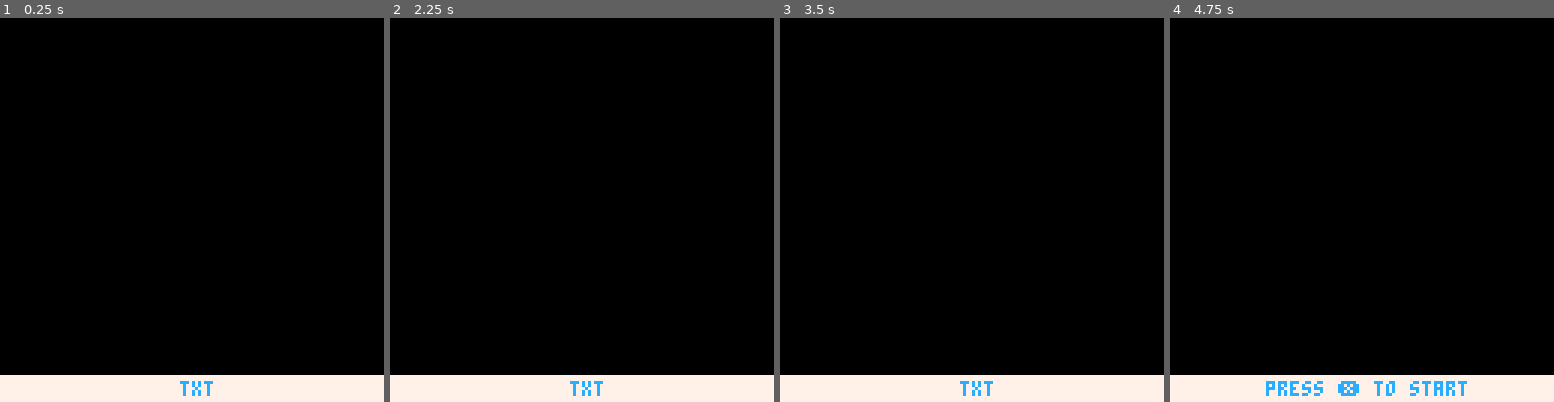
Above: before the commit, frames 1-4 (left to right).
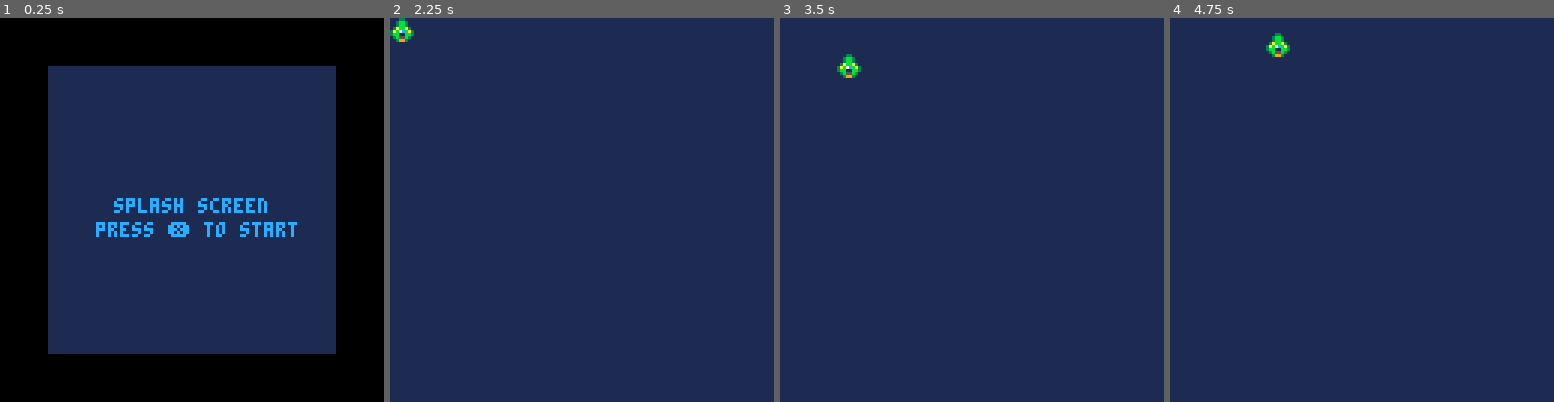
Above: after the commit, the same moments.

Repository: ehmtang/shmup_p8
Game: PICO-8 cartridge cart.p8
Two runs of this game, one before a commit and one after it. Both use one fixed random seed, a clock stepped at 60 frames per second and the inputs below.
Inputs:
- Up to frame 1 (0.25 s): no input
- Up to frame 2 (2.25 s): tap O (Z key) at 0.33, 0.7, 1.43, 2.22 s; tap X (X key) at 1.07, 2.07 s; hold Left from 1.97 s (still down)
- Up to frame 3 (3.5 s): release Left at 2.37 s; tap X (X key) every 0.33 s from 2.4 to 3.4 s; hold Down 2.42-2.82 s; hold Right from 2.87 s (still down); tap O (Z key) at 3.1 s
- Up to frame 4 (4.75 s): release Right at 3.53 s; hold Up 3.58-4.08 s; tap X (X key) every 0.33 s from 3.73 to 4.73 s; tap O (Z key) at 3.98 s; hold Right 4.13-4.53 s; hold Down from 4.58 s (still down)

The runs differ from the first frame. In frame 1, 63% of the frame differs, in the area x 0-100%, y 12-100%; in frame 2, 100%, in the area x 0-100%, y 0-100%; in frame 3, 100%; in frame 4, 100%.

Commit message:
use this commit for basic flowstate and player template

Diff:
--- a/cart.p8
+++ b/cart.p8
@@ -24,3 +24,12 @@
 
 --main
 #include scripts/main.lua
+__gfx__
+00000000000330000000000000000000000000000000000000000000000000000000000000000000000000000000000000000000000000000000000000000000
+00000000003bb3000000000000000000000000000000000000000000000000000000000000000000000000000000000000000000000000000000000000000000
+00700700003bb3000000000000000000000000000000000000000000000000000000000000000000000000000000000000000000000000000000000000000000
+0007700003abba300000000000000000000000000000000000000000000000000000000000000000000000000000000000000000000000000000000000000000
+000770003ab7cba30000000000000000000000000000000000000000000000000000000000000000000000000000000000000000000000000000000000000000
+007007003bb11bb30000000000000000000000000000000000000000000000000000000000000000000000000000000000000000000000000000000000000000
+0000000003b55b300000000000000000000000000000000000000000000000000000000000000000000000000000000000000000000000000000000000000000
+00000000003993000000000000000000000000000000000000000000000000000000000000000000000000000000000000000000000000000000000000000000
--- a/scripts/entities/gameobject.lua
+++ b/scripts/entities/gameobject.lua
@@ -1,5 +1,17 @@
 -- definition for generic game objects
 g_obj = {
+    sprite_id = 0,
+    pos_x = 0,
+    pos_y = 0,
+    vel_x = 0,
+    vel_y = 0,
+    acc_x = 0,
+    acc_y = 0,
+    frame = 0,
+    frame_pos = 0,
+    anim_speed = 0,
+    nframes = 0,
+
     new = function(self, tbl)
         tbl = tbl or {}
         setmetatable(tbl, { __index = self })
@@ -10,15 +22,28 @@
     end,
 
     update = function(_ENV)
-        --_ENV in the argument means internal values in the table are accessed without "self." saving tokens
-        log("draw not implemented for object")
-        --will help id when a gobj update is called when undefined. could be stripped
-        stop("draw not implemented for object")
+        vel_x += acc_x
+        vel_y += acc_y
+        pos_x += vel_x
+        pos_y += vel_y
+
+        _ENV:update_anim()
+    end,
+
+    update_anim = function(_ENV)
+        frame_pos += anim_speed
+        if (frame_pos > 1) then
+            frame += 1
+            frame_pos -= 1
+
+            if frame > nframes then
+                frame = 0
+            end
+        end
     end,
 
     draw = function(_ENV)
-        log("draw not implemented for object")
-        stop("draw not implemented for object")
+        spr(sprite_id + frame, pos_x, pos_y)
     end
 }
 
--- a/scripts/entities/player.lua
+++ b/scripts/entities/player.lua
@@ -1,28 +1,57 @@
 player_obj = g_obj:new({
-    sprite_id = 73,
-    pos_x = 0,
-    pos_y = 0,
+    max_vel = 2,
 
     init = function(_ENV)
+        sprite_id = 1
+        pos_x = 0
+        pos_y = 0
+        vel_x = 0
+        vel_y = 0
+        acc_x = 0
+        acc_y = 0
         --pos_y = floory[current_elevator.current_floor_idx]
     end,
 
     update = function(_ENV)
-        player_ctrls()
-        --     self.pos_x = self.current_elevator.pos_x
-        --     self.pos_y = self.current_elevator.pos_y
-        -- end
+        _ENV:player_ctrls()
+        _ENV:bound_player()
+        g_obj.update(_ENV)
     end,
 
     draw = function(_ENV)
-        circ( pos_x, pos_y)
-
+        g_obj.draw(_ENV)
     end,
 
     player_ctrls = function(_ENV)
-        if btnp(0) then self.pos_x -= 1 end  -- Move left
-        if btnp(1) then self.pos_x += 1 end  -- Move right
-        if btnp(2) then self.pos_y -= 1 end  -- Move up
-        if btnp(3) then self.pos_y += 1 end  -- Move down
-end
+        if btn(0) then
+            pos_x -= 1 -- Move left
+        elseif btn(1) then
+            pos_x += 1 -- Move right
+        end
+
+        if btn(2) then
+            pos_y -= 1 -- Move up
+        elseif btn(3) then
+            pos_y += 1 -- Move down
+        end
+
+        if btn(4) then
+
+        end
+    end,
+
+    bound_player = function(_ENV)
+        if pos_x > 120 then
+            pos_x = 120
+        elseif pos_x < 0 then
+            pos_x = 0
+        end
+
+        if pos_y > 120 then
+            pos_y = 120
+        elseif pos_y < 0 then
+            pos_y = 0
+        end
+    end
+
 })
--- a/scripts/main.lua
+++ b/scripts/main.lua
@@ -6,7 +6,6 @@
     -- Ensure splash_fs is defined as a flow state before using it
     flow_state_manager:set_state(splash_fs)
 
-    -- Setting transparency behavior for colors (7 = white, 0 = black)
     _global=_ENV --allows global access inside tables
 
     --palt(7, true)  -- Make color 7 (white) transparent
--- a/scripts/scenes/level.lua
+++ b/scripts/scenes/level.lua
@@ -1,37 +1,46 @@
-base_level_fs = flow_state:new({
+level_fs = flow_state:new({
+    title = "base",
     spawn_rate_0 = 5,
+    high_score = 0,
 
     spawn = function(_ENV)
-        local a = 0  -- Ensure 'a' is local if it's not meant to be global
+        local a = 0 -- Ensure 'a' is local if it's not meant to be global
     end,
 
     begin = function(_ENV)
-        state = "intro"
+        -- Initialize player and UI if required
+        _ENV:spawn()  -- Uncomment if needed
 
-        -- Initialize player and UI if required
-        -- _ENV:spawn()  -- Uncomment if needed
+        player = player_obj:new()
+        player:init()
 
-        -- player = player_obj:new()
-        -- player:init(elevators)  -- Ensure 'elevators' is properly defined
-
-        -- ui_obj:init()  -- Uncomment if `ui_obj` needs initialization
+        --ui_obj:init()  -- Uncomment if `ui_obj` needs initialization
     end,
 
     update = function(_ENV)
-        -- Ensure `player` and `ui_obj` exist before calling their methods
-        if player then player:update() end
-        if ui_obj then ui_obj:update() end
+        player:update()
     end,
 
     draw = function(_ENV)
-        cls()
-        map(0, 0, 0, 0, 16, 16)
-
-        if ui_obj then ui_obj:draw() end
-
-        if state == "run" then
-            -- Ensure `player` exists before drawing
-            if player then player:draw() end
-        end
+        rectfill(0, 0, 127, 127, 1)
+        --ui_obj:draw()
+        player:draw()
     end
 })
+
+easy_fs = level_fs:new({
+    title = "easy",
+    high_score = 0,
+})
+
+normal_fs = level_fs:new({
+    title = "normal",
+    high_score = 0,
+
+})
+
+hard_fs = level_fs:new({
+    title = "hard",
+    high_score = 0,
+
+})
--- a/scripts/scenes/menu.lua
+++ b/scripts/scenes/menu.lua
@@ -1,24 +1,48 @@
 menu_fs = flow_state:new({
-    items = { "level1",  "level2", "level3", "level4"},
-    scores= {nil, nil, nil, nil},
+    levels = { "easy", "normal", "hard" },
+    scores = { nil, nil, nil },
     select = 0,
 
     begin = function(_ENV)
-        flowstates = {splash_fs}
-        select=0
+        flowstates = { easy_fs, normal_fs, hard_fs }
+        select = 1
     end,
 
     update = function(_ENV)
-        if btnp(5) then
-            return splash_fs
+        -- Move down
+        if btnp(3) then
+            select = select % #levels + 1
+            -- Move up
+        elseif btnp(2) then
+            select = (select + #levels - 2) % #levels + 1
+            -- Select level
+        elseif btnp(5) then
+            return flowstates[select]
         end
     end,
 
     draw = function(_ENV)
-        cls()
-        rectfill(0, 119, 127, 127,7)
-        local txt = "press ❎ to start"
-        print(txt, 64 - (#txt * 2), 121, 12)
+        -- fill the center 96x96 portion of the screen
+        rectfill(16, 16, 111, 111, 1)
+
+        -- Print Texts
+        for i = 1, #levels do
+            local txt = levels[i]
+            local col = 12
+            if select == i then
+                txt = txt .. " <"
+                col = 14
+            end
+
+            local px = 40                -- Center horizontally
+            local py = 60 + (i - 1) * 10 -- Space evenly
+            print(txt, px, py, col)      --Print level and cursor
+
+            -- High score
+            local score_txt = "" .. (flowstates[i].high_score or 0) -- Default to 0 if nil
+            local score_x = 90 - (#score_txt * 4)                   -- Align to the right
+            print(score_txt, score_x, py, col)                      -- Use the same py
+        end
     end,
 
     finish = function(_ENV)
--- a/scripts/scenes/splash.lua
+++ b/scripts/scenes/splash.lua
@@ -3,8 +3,8 @@
     select = 0,
 
     begin = function(_ENV)
-        flowstates = {splash_fs}
-        select=0
+        flowstates = { splash_fs }
+        select = 0
     end,
 
     update = function(_ENV)
@@ -14,9 +14,18 @@
     end,
 
     draw = function(_ENV)
-        cls()
-        rectfill(0, 119, 127, 127,7)
-        print("txt", 64 - 4, 121, 12)
+        --cls()
+
+        -- fill the center 96x96 portion of the screen
+        rectfill(16, 16, 111, 111, 1)
+
+        -- Print centered text in color 12
+        local txt = "splash screen"
+        print(txt, 64 - (#txt * 2), 60, 12)
+
+        -- Print centered text in color 12
+        txt = "press ❎ to start"
+        print(txt, 64 - (#txt * 2), 68, 12)
     end,
 
     finish = function(_ENV)
